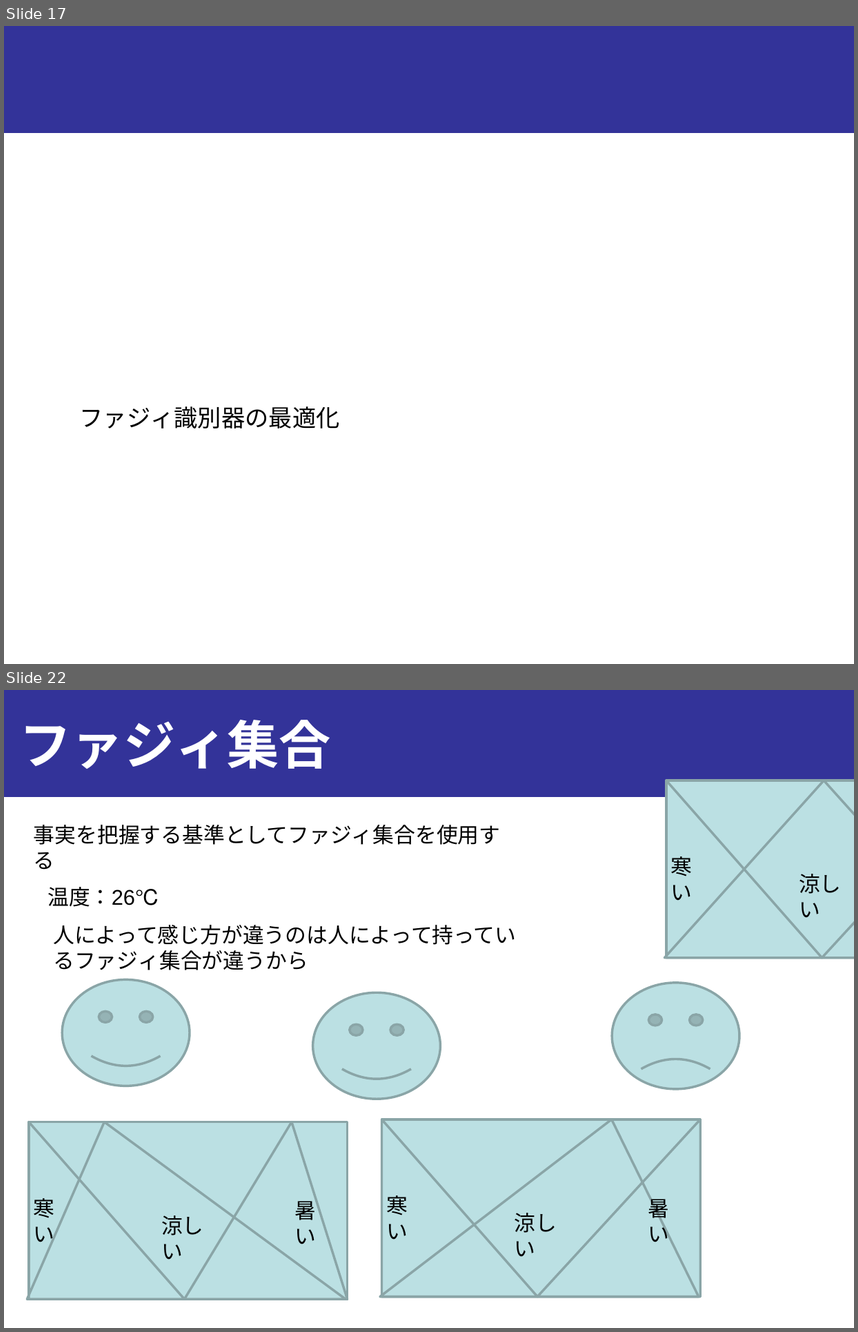
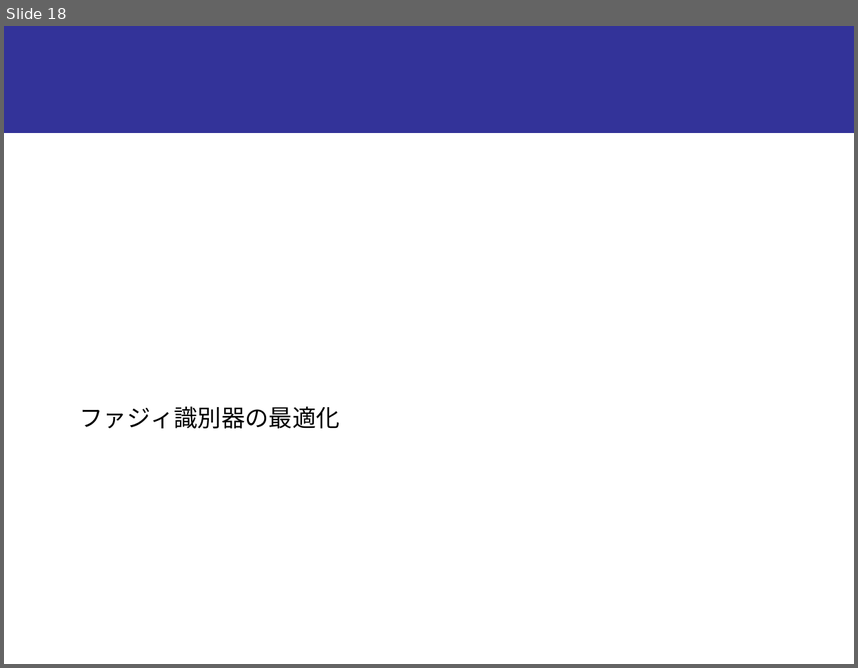
Before and after one commit to onikUone/slides, a slide deck: Junior_ex3/ex3_下書き.pptx. Shown one above the other, each under a label of ours: slides 17 and 22 before the commit, slide 18 after it; the slides between them are not shown. The pictures are 858x1332 and 858x668 pixels, drawn with LibreOffice and Linux fonts; fonts in the diff are those of the drawing. Boxes give left, top, right and bottom in pixels: in the first picture for what was removed or moved away, otherwise in the second. Text is boxed around its words. In the diff, an @@ line names an element or a change of style, - is before the commit and + after.

```diff
--- a/Junior_ex3/ex3_下書き.pptx
+++ b/Junior_ex3/ex3_下書き.pptx
@@ slide 22 removed at bbox=[4, 690, 854, 1328], background #FFFFFF; not listed: 1 template element that a slide beside it also shows @@
@@ title removed at bbox=[20, 720, 332, 769] @@
-ファジィ集合
@@ text removed at bbox=[34, 825, 501, 845] @@
-事実を把握する基準としてファジィ集合を使用する
@@ group removed at bbox=[664, 780, 854, 957]: 3 triangles, 2 texts, 1 rectangle @@
-涼しい
-寒い
@@ text removed at bbox=[47, 887, 160, 907] @@
-温度：26℃
@@ text removed at bbox=[53, 925, 516, 970] @@
-人によって感じ方が違うのは人によって持っているファジィ集合が違うから
@@ smiley face removed at bbox=[62, 979, 190, 1085] @@
@@ smiley face removed at bbox=[312, 993, 440, 1099] @@
@@ smiley face removed at bbox=[612, 983, 740, 1089] @@
@@ group removed at bbox=[27, 1122, 348, 1299]: 3 triangles, 3 texts, 1 rectangle @@
-暑い
-涼しい
-寒い
@@ group removed at bbox=[380, 1119, 701, 1296]: 3 triangles, 3 texts, 1 rectangle @@
-暑い
-涼しい
-寒い
@@ what was slide 17 is now slide 18 @@
```
Also in this commit, not shown: 2 slides changed, 3 slides added, 2 other slides removed, 1 other file.
